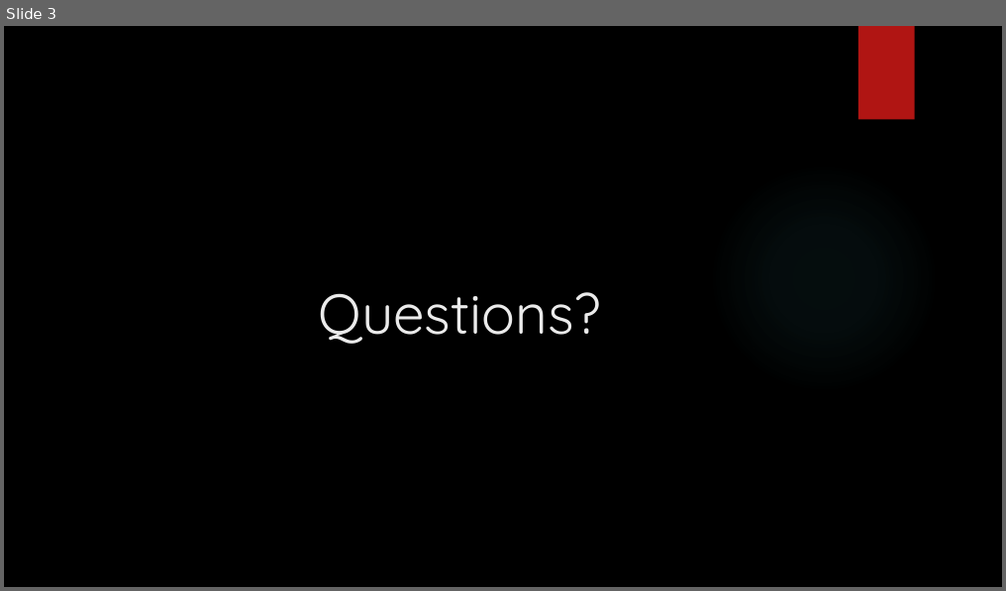
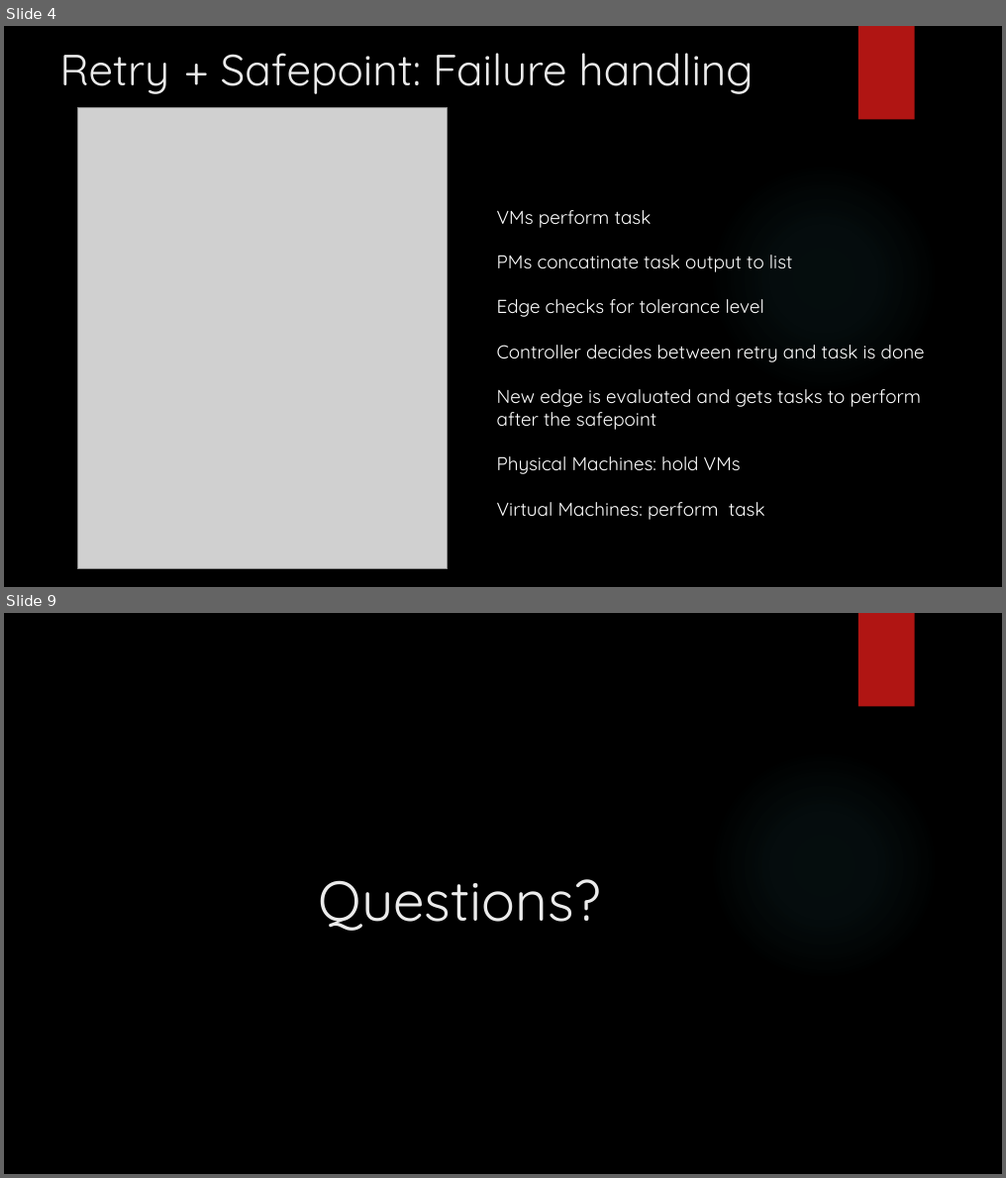
Before and after one commit to noccole/e-commerce, a slide deck: E-commerce_16_11_2016.pptx. Shown one above the other, each under a label of ours: slide 3 before the commit, slides 4 and 9 after it; the slides between them are not shown. The pictures are 1006x591 and 1006x1178 pixels, drawn with LibreOffice and Linux fonts; fonts in the diff are those of the drawing; grey boxes stand for pictures; background and template pictures are left out. Boxes give left, top, right and bottom in pixels: in the first picture for what was removed or moved away, otherwise in the second. Text is boxed around its words. In the diff, an @@ line names an element or a change of style, - is before the commit and + after.

```diff
--- a/E-commerce_16_11_2016.pptx
+++ b/E-commerce_16_11_2016.pptx
@@ slide 4 added at (x1=4, y1=26, x2=1002, y2=587), background picture (left out); not listed: 2 template elements that a slide beside it also shows @@
@@ title added at (x1=59, y1=53, x2=753, y2=94), 42 pt, text #EBEBEB @@
+Retry + Safepoint: Failure handling
@@ picture added at (x1=77, y1=107, x2=448, y2=569) @@
@@ text added at (x1=497, y1=210, x2=925, y2=520), 18 pt, text #FFFFFF @@
+VMs perform task
+PMs concatinate task output to list
+Edge checks for tolerance level
+Controller decides between retry and task is done
+New edge is evaluated and gets tasks to perform
+after the safepoint
+Physical Machines: hold VMs
+Virtual Machines: perform task
@@ what was slide 3 is now slide 9 @@
```
Also in this commit, not shown: 2 slides changed, 5 other slides added.
